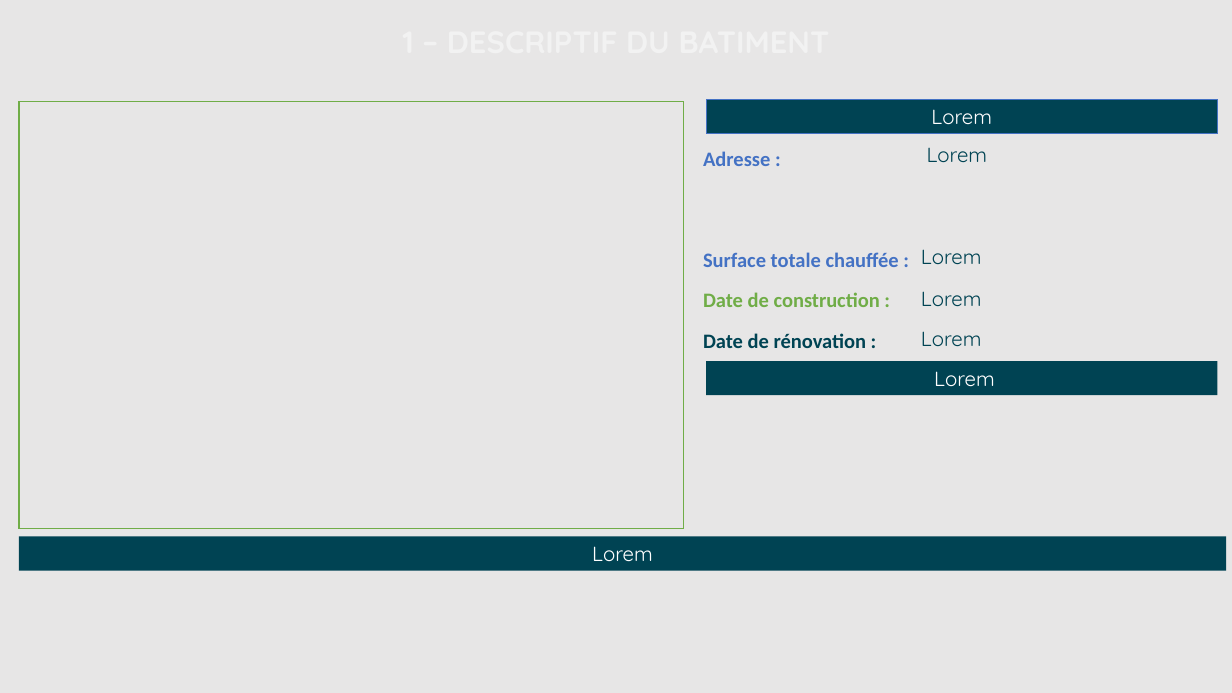
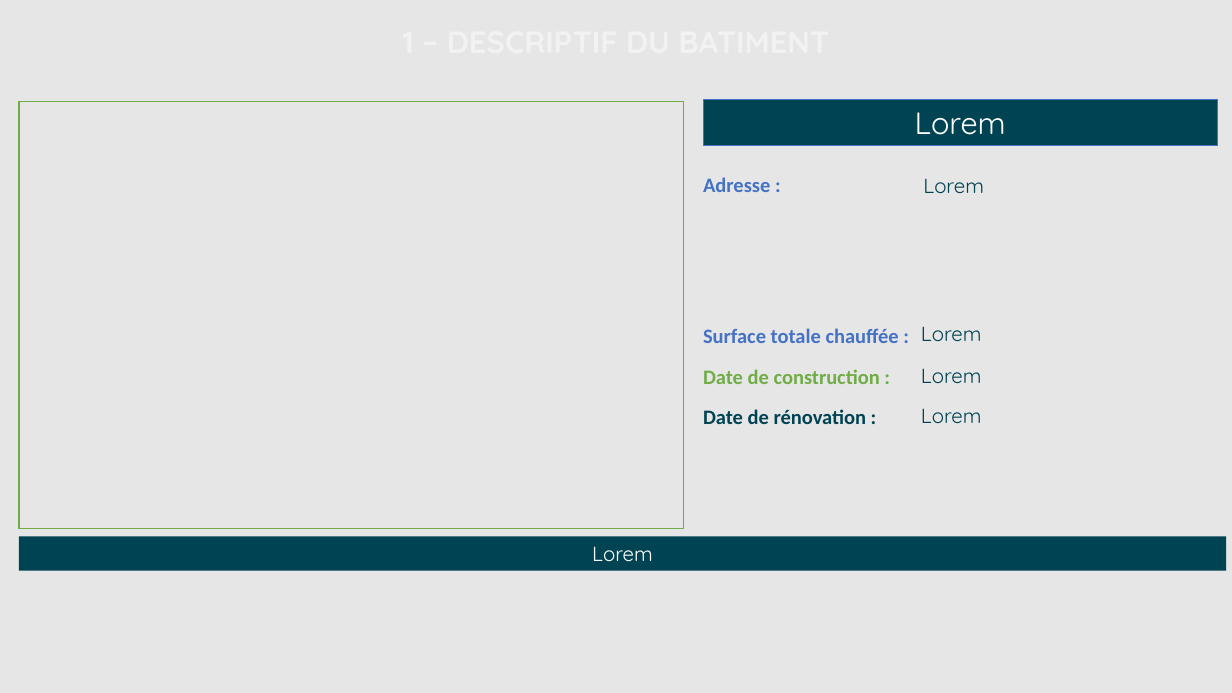
Before and after one commit to sigsieml/super-cep, a slide deck: slide 1 of app/src/main/assets/powerpointvierge.pptx. Drawn at 1232x693 pixels with LibreOffice and Linux fonts; fonts in the diff are those of the drawing; background and template pictures are left out. Boxes give left, top, right and bottom in pixels: in the first picture for what was removed or moved away, otherwise in the second. Text is boxed around its words. In the diff, an @@ line names an element or a change of style, - is before the commit and + after.

```diff
--- a/app/src/main/assets/powerpointvierge.pptx
+++ b/app/src/main/assets/powerpointvierge.pptx
@@ rectangle "Lorem": place and size @@
-rectangle "Lorem" at (706,99,1217,133)
+rectangle "Lorem" at (703,99,1218,145)
@@ rectangle "Lorem" at (703,99,1218,145): size 16 to 24 pt @@
@@ table: place and size @@
-table at (703,147,918,353)
+table at (703,173,918,428)
@@ text "Lorem": place and size @@
-text "Lorem" at (927,148,988,162)
+text "Lorem" at (923,178,984,193)
@@ 3 texts: place and size @@
-3 texts at (921,249,982,346)
+3 texts at (921,326,982,423)
@@ rectangle removed at (706,361,1217,396) @@
-Lorem
```
Also in this commit, not shown: 8 other files.
